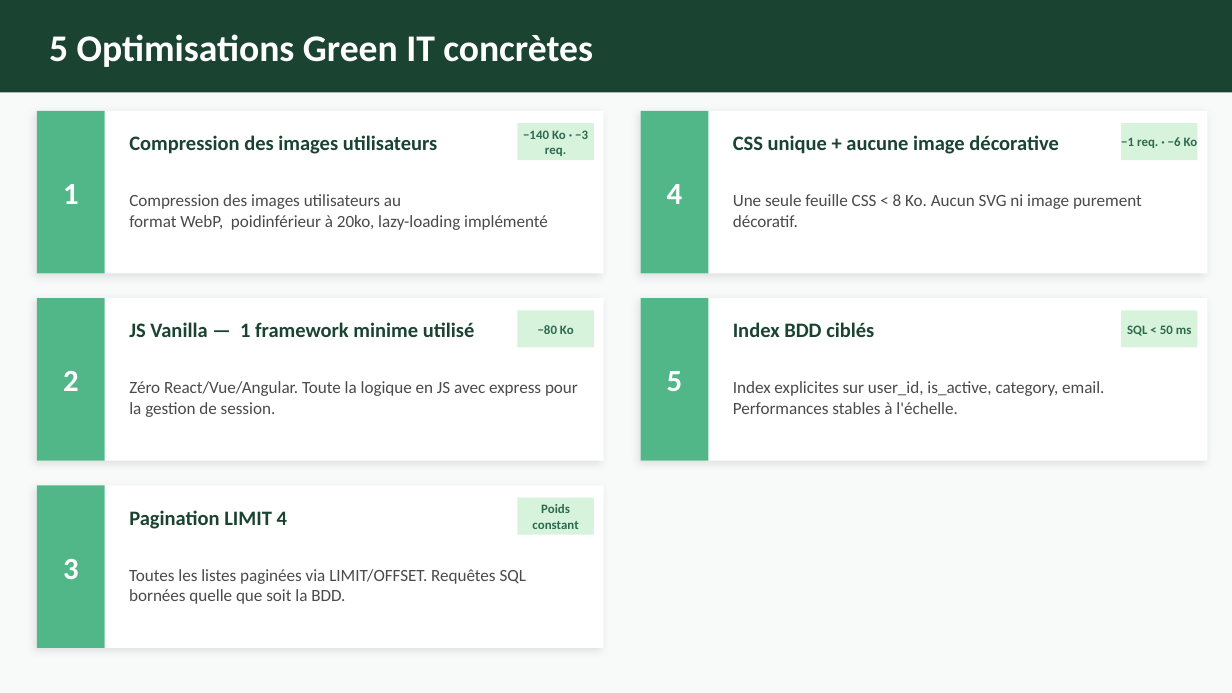
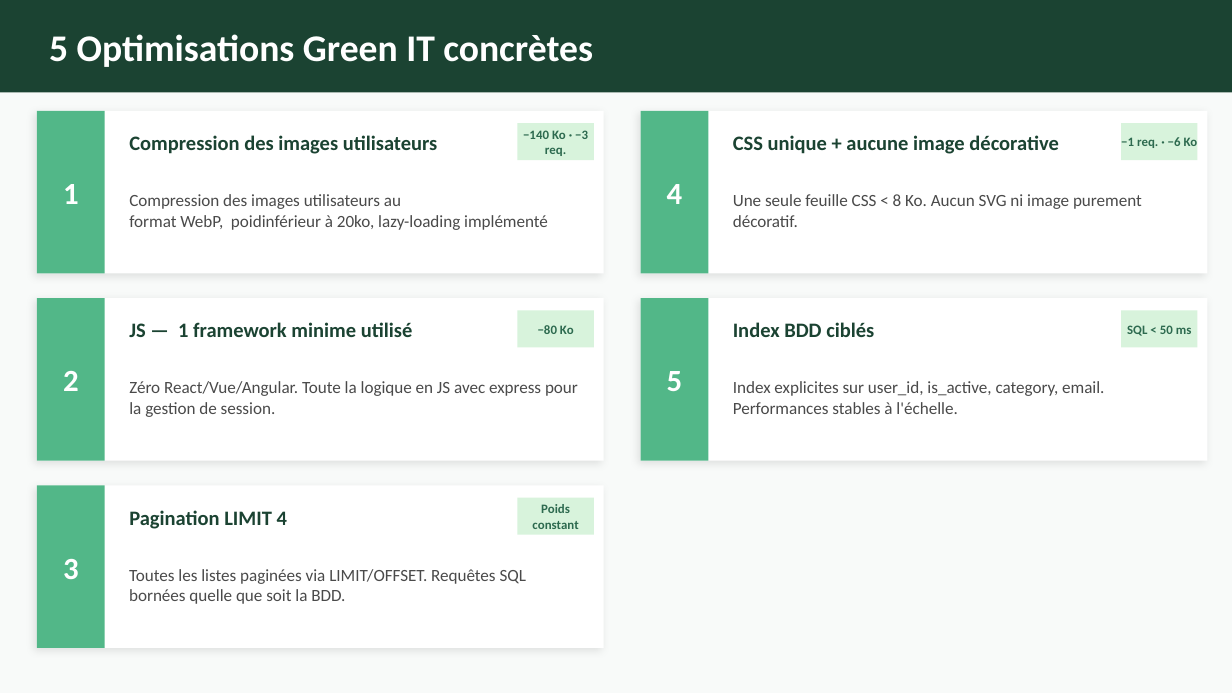
Before and after one commit to JubEfrei/EcoTroc, a slide deck: slide 13 of docs/EcoTroc_Soutenance.pptx. Drawn at 1232x693 pixels with LibreOffice and Linux fonts; fonts in the diff are those of the drawing. Boxes give left, top, right and bottom in pixels: in the first picture for what was removed or moved away, otherwise in the second. Text is boxed around its words. In the diff, an @@ line names an element or a change of style, - is before the commit and + after.

```diff
--- a/docs/EcoTroc_Soutenance.pptx
+++ b/docs/EcoTroc_Soutenance.pptx
@@ text at [129,322,413,337]: text changed @@
-JS Vanilla — 1 framework minime utilisé
+JS — 1 framework minime utilisé
```
Also in this commit, not shown: 3 other slides changed.
